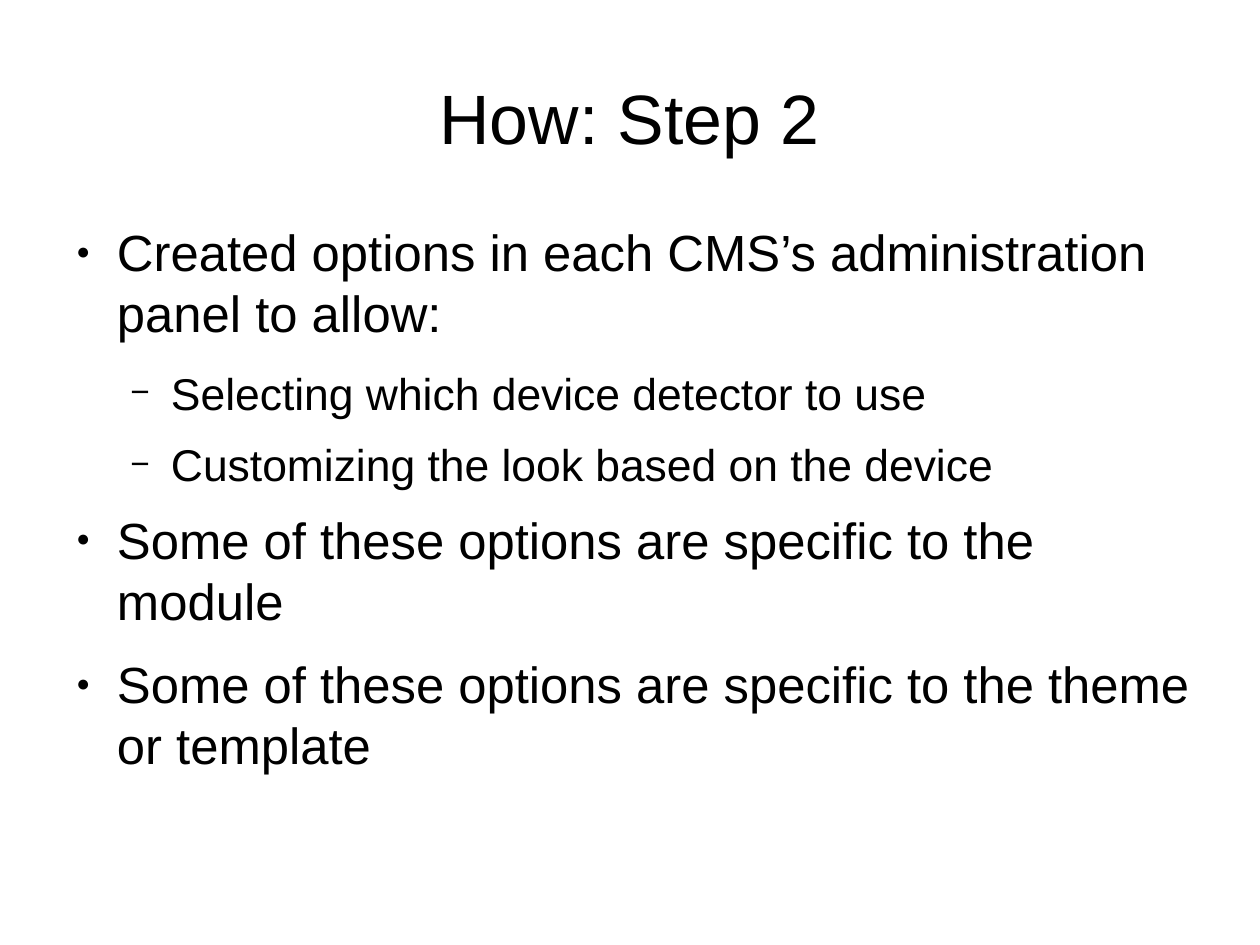
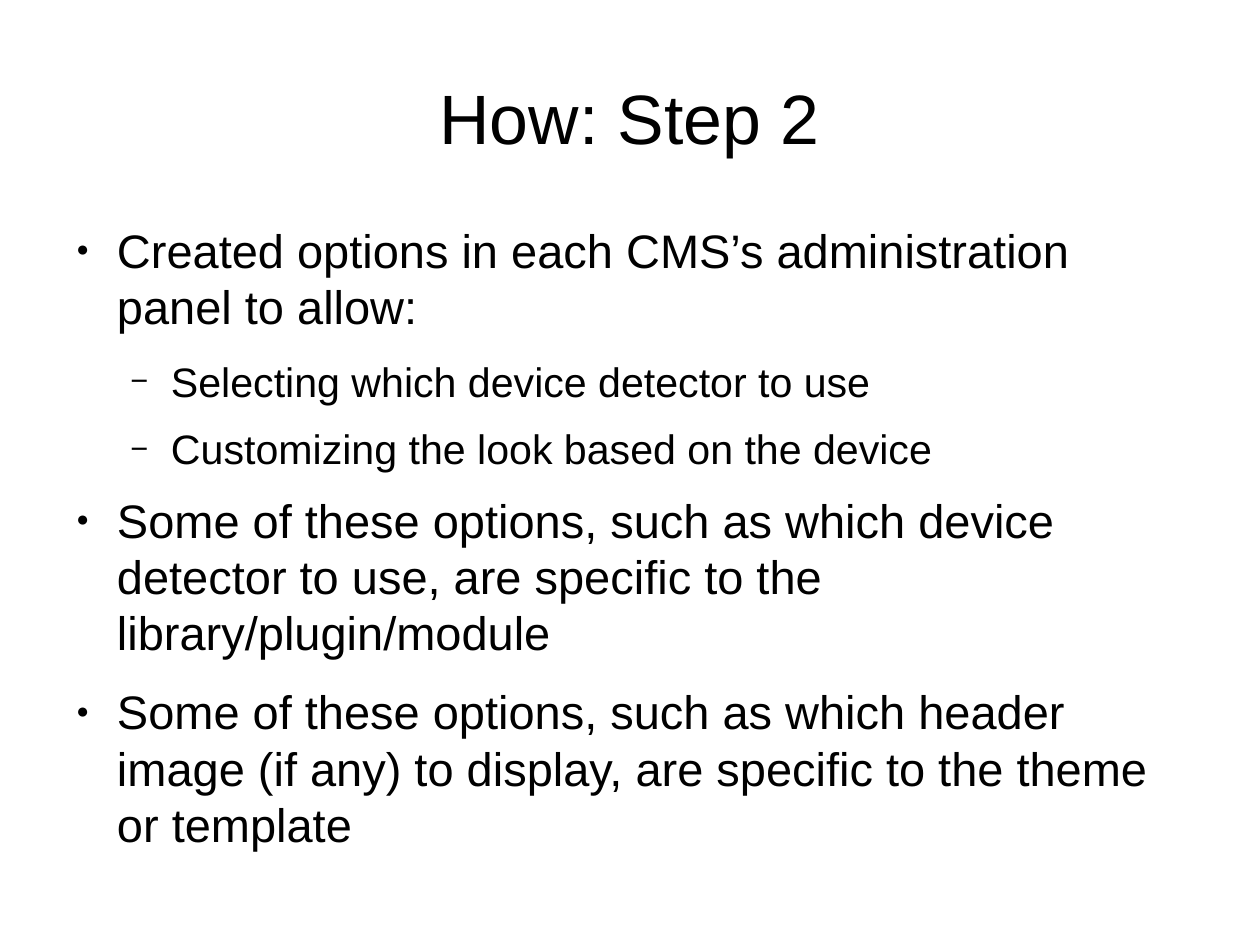
Before and after one commit to tomwhartung/jmws_accoutrements, a slide deck: slide 17 of presentations/2016_07-Drupal/9-slides.odp (slide 16 before the commit). Drawn at 1260x945 pixels with LibreOffice and Linux fonts; fonts in the diff are those of the drawing. Boxes give left, top, right and bottom in pixels: in the first picture for what was removed or moved away, otherwise in the second. Text is boxed around its words. In the diff, an @@ line names an element or a change of style, - is before the commit and + after.

```diff
--- a/presentations/2016_07-Drupal/9-slides.odp
+++ b/presentations/2016_07-Drupal/9-slides.odp
@@ text at (x1=117, y1=234, x2=1069, y2=473): size 32 to 29.6 pt in "Created options in each CMS’s administration panel ..."; size 28 to 25.9 pt in "Selecting which device detector to use", "Customizing the look based on the device" @@
@@ text at (x1=117, y1=504, x2=1148, y2=795): text changed; size 32 to 29.6 pt @@
-● Some of these options are specific to the module
-● Some of these options are specific to the theme or template
+● Some of these options, such as which device detector to use, are specific to the library/plugin/module
+● Some of these options, such as which header image (if any) to display, are specific to the theme or template
```
Also in this commit, not shown: 10 other slides changed, 1 slide added.
